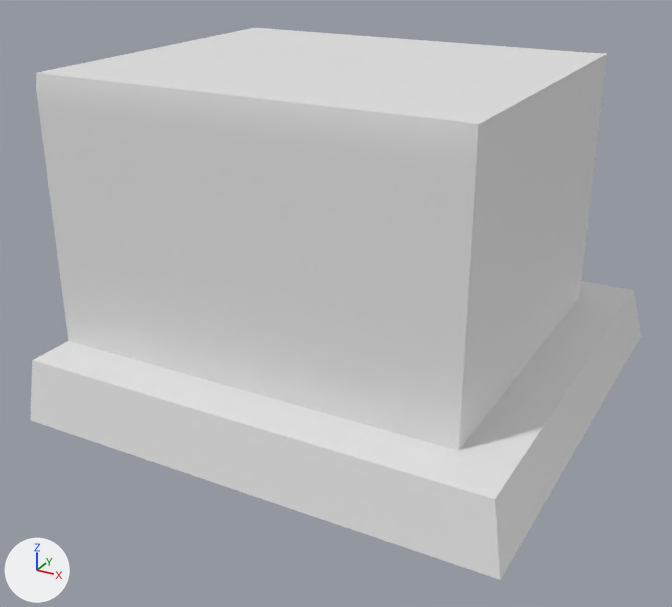
The FBX model Assets/Prefabs/Environment/New/3 Sides Building.fbx as it was, and as the next commit left it.
One viewpoint serves both versions: a 50 mm camera at (1.67, -3.28, 1.71) aimed at (-0.04, -0.16, 0.15). The axes (+X, +Y, +Z) are drawn at lower left. The lights are the same throughout. Where no turn or scale is listed for an object, it has been applied to the vertices.

Objects in the first picture: '3 Sides Ground', '3 Sides House'.
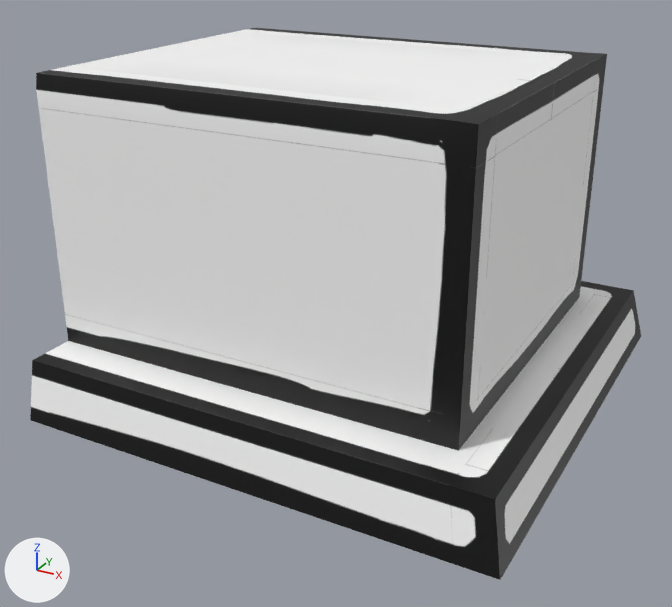
The newer file is also turned or shifted as a whole; pictures and numbers use the older file's frame.

Where the change shows, as pixel boxes [x1, y1, x2, y2] in the pictures (672 x 607 px):
'3 Sides House', surface changed: [36, 28, 607, 451] in both
'3 Sides Ground', surface changed: [30, 281, 641, 580] in both

Diff of the bpy script that builds the scene:
```diff
--- a/Assets/Prefabs/Environment/New/3 Sides Building.fbx.py
+++ b/Assets/Prefabs/Environment/New/3 Sides Building.fbx.py
@@ img_white_base_color_png @@
+img_white_base_color_png = load_image('WHITE_Base_color.png', '../../../Art/2D Textures/House/Final/WHITE_Base_color.png', 4096, 4096, 'sRGB')
@@ mat_white @@
 mat_white = principled_material('WHITE')
-mat_white.base_color = (0.8, 0.8, 0.8)  # white #e7e7e7
+mat_white.texture = img_white_base_color_png
```
